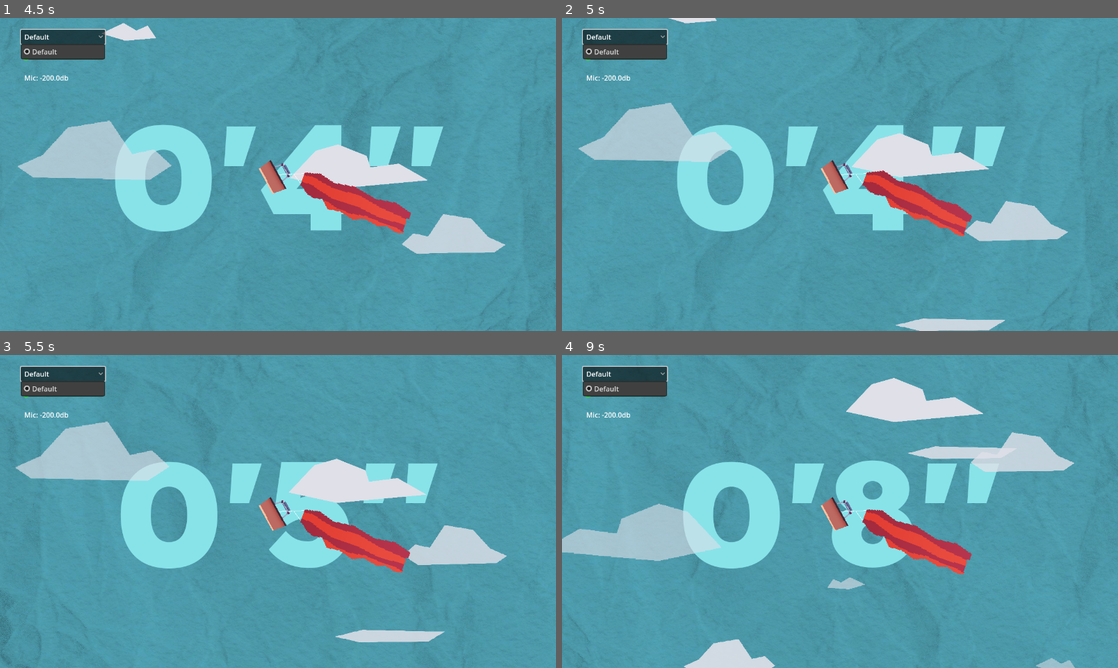
Above: before the commit, frames 1-4 (two rows, left to right).
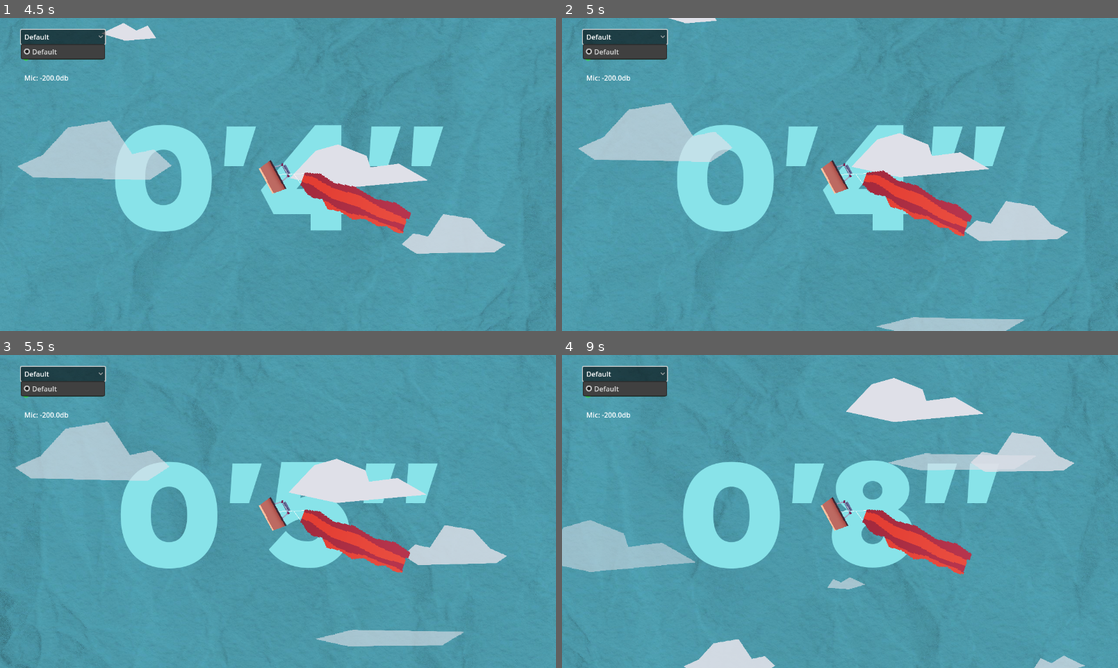
Above: after the commit, the same moments.

Repository: Fabianofski/minijam-191
Game: Godot game, scene res://scenes/game/game.tscn
Same seed, same stepped clock (60 frames per second), same inputs: the game is played once before the commit and once after it.
Inputs (mouse positions are in pixels of both pictures, inside the frame that each line leads up to):
- Up to frame 1 (4.5 s): click "Play" at 0.5 s; click "Default" at 1.25 s; click "Default" at 2 s; click "Default" at 2.75 s; move the mouse to (400, 158) at 3.52 s; move the mouse to (166, 190) at 4.27 s
- Up to frame 2 (5 s): no input
- Up to frame 3 (5.5 s): move the mouse to (333, 442) at 5.02 s
- Up to frame 4 (9 s): move the mouse to (812, 574) at 5.77 s; move the mouse to (1006, 558) at 6.52 s; move the mouse to (673, 464) at 7.27 s; move the mouse to (867, 511) at 8.02 s; move the mouse to (756, 433) at 8.77 s

Frame 1 is identical in both runs. In frame 2, 0.9% of the frame differs, in the area x 56-84%, y 95-100%; in frame 3, 1.1%; in frame 4, 4.0%, in the area x 0-95%, y 29-100%.

Commit message:
Add: plane obstacle

Diff:
--- a/scenes/game/game.tscn
+++ b/scenes/game/game.tscn
@@ -16,6 +16,7 @@
 [ext_resource type="PackedScene" uid="uid://bbjlrjxkwkk3r" path="res://scenes/game/obstacles/bird/bird.tscn" id="8_kp23o"]
 [ext_resource type="PackedScene" uid="uid://ba8nm5wm1pk3s" path="res://scenes/game/obstacles/balloon/balloon.tscn" id="12_5v6r0"]
 [ext_resource type="Texture2D" uid="uid://c2krkdvsfcn4k" path="res://shared/textures/paper_tex_1.jpg" id="13_vaxfo"]
+[ext_resource type="PackedScene" uid="uid://bwiwaqgy4exvc" path="res://scenes/game/obstacles/plane/plane.tscn" id="14_10c2w"]
 [ext_resource type="Script" uid="uid://5bqysifm3ti3" path="res://shared/textures/foreground_overlay.gd" id="14_ftsea"]
 [ext_resource type="PackedScene" uid="uid://c25jbsd2glt0x" path="res://scenes/game/play_menu/play_menu.tscn" id="18_uyinl"]
 
@@ -85,6 +86,13 @@
 Prefab = ExtResource("8_kp23o")
 Min_spawn_delay = 1.0
 Max_spawn_delay = 3.0
+metadata/_custom_type_script = "uid://bgb7upm6p5q20"
+
+[sub_resource type="Resource" id="Resource_pg2xm"]
+script = ExtResource("3_lfrn8")
+Prefab = ExtResource("14_10c2w")
+Min_spawn_delay = 5.0
+Max_spawn_delay = 20.0
 metadata/_custom_type_script = "uid://bgb7upm6p5q20"
 
 [node name="Root" type="Node2D"]
@@ -184,7 +192,7 @@
 position = Vector2(0, 400)
 script = ExtResource("3_0sr1o")
 bounds_x = 500.0
-obstacles = Array[ExtResource("3_lfrn8")]([SubResource("Resource_kp23o"), SubResource("Resource_5jirj")])
+obstacles = Array[ExtResource("3_lfrn8")]([SubResource("Resource_kp23o"), SubResource("Resource_5jirj"), SubResource("Resource_pg2xm")])
 
 [node name="Obstacle" parent="Game/ObstacleSpawner" instance=ExtResource("8_kp23o")]
 position = Vector2(609, -168)
--- a/scenes/game/game_manager.gd
+++ b/scenes/game/game_manager.gd
@@ -11,3 +11,7 @@
 func start_game():
 	game_started = true
 	current_speed = 80
+
+func reset():
+	game_started = false
+	current_speed = 0
--- a/scenes/game/lose_screen/lose.gd
+++ b/scenes/game/lose_screen/lose.gd
@@ -7,4 +7,5 @@
 	self.visible = true
 
 func restart():
+	GameManager.reset()
 	get_tree().reload_current_scene()
--- a/scenes/game/obstacles/clouds/cloud_0.tscn
+++ b/scenes/game/obstacles/clouds/cloud_0.tscn
@@ -6,6 +6,7 @@
 [node name="Obstacle" type="Node2D"]
 script = ExtResource("1_lr08q")
 destroy_bounds = -500.0
+destroy_bounds_x = 800.0
 speed_multiplier = Vector2(5, 1)
 randomize_brightness = true
 randomize_size = true
--- a/scenes/game/obstacles/obstacle.gd
+++ b/scenes/game/obstacles/obstacle.gd
@@ -1,11 +1,14 @@
 extends Node2D
 
 @export var destroy_bounds: float
+@export var destroy_bounds_x: float
 @export var speed_multiplier: Vector2 = Vector2(0, 1)
 @export var randomize_speed: bool = true
 @export var randomize_brightness: bool = false
 @export var randomize_size: bool = false
 @export var randomize_flip: bool = false
+@export var start_on_the_sides: bool = false
+@export var randomize_y: bool = false
 
 @onready var sprite = $Sprite2D
 
@@ -21,7 +24,13 @@
 		sprite.flip_h = randf() < 0.5
 		if sprite.flip_h:
 			speed_multiplier.x = -speed_multiplier.x
-		#wing.flip_h = sprite.flip_h ALERT: Somehow broken!!!
+	if start_on_the_sides:
+		if sprite.flip_h:
+			position.x = -destroy_bounds_x
+		else:
+			position.x = destroy_bounds_x
+	if randomize_y:
+		global_position.y = randf_range(global_position.y, destroy_bounds)
 
 func _process(delta: float) -> void:
 	position.y -= delta * GameManager.current_speed * speed_multiplier.y
@@ -29,3 +38,7 @@
 
 	if global_position.y <= destroy_bounds:
 		queue_free()
+	if global_position.x < -destroy_bounds_x:
+		queue_free()
+	if global_position.x > destroy_bounds_x:
+		queue_free()
--- a/scenes/game/obstacles/obstacle.tscn
+++ b/scenes/game/obstacles/obstacle.tscn
@@ -9,6 +9,7 @@
 [node name="Obstacle" type="RigidBody2D"]
 script = ExtResource("1_gsu56")
 destroy_bounds = -500.0
+destroy_bounds_x = 800.0
 
 [node name="Sprite2D" type="Sprite2D" parent="."]
 position = Vector2(0, 10)
--- /dev/null
+++ b/scenes/game/obstacles/plane/plane.tscn
@@ -0,0 +1,21 @@
+[gd_scene load_steps=4 format=3 uid="uid://bwiwaqgy4exvc"]
+
+[ext_resource type="PackedScene" uid="uid://df2edejk6rln2" path="res://scenes/game/obstacles/obstacle.tscn" id="1_jrhtp"]
+[ext_resource type="Texture2D" uid="uid://bi3ji2dmr854u" path="res://scenes/game/obstacles/plane/plane_spr.png" id="2_pvhe3"]
+
+[sub_resource type="CapsuleShape2D" id="CapsuleShape2D_t8acg"]
+radius = 67.0
+height = 890.0
+
+[node name="Obstacle" instance=ExtResource("1_jrhtp")]
+speed_multiplier = Vector2(200, 1)
+randomize_flip = true
+start_on_the_sides = true
+
+[node name="Sprite2D" parent="." index="0"]
+texture = ExtResource("2_pvhe3")
+
+[node name="CollisionShape2D" parent="." index="1"]
+position = Vector2(-10, 56)
+rotation = -1.57079
+shape = SubResource("CapsuleShape2D_t8acg")
Not shown: 1 places in scenes/game/game.tscn that only renumber resources
Renamed: scenes/game/obstacles/plane_spr.png -> scenes/game/obstacles/plane/plane_spr.png
Not shown, changed: scenes/game/obstacles/plane/plane_spr.png.import
